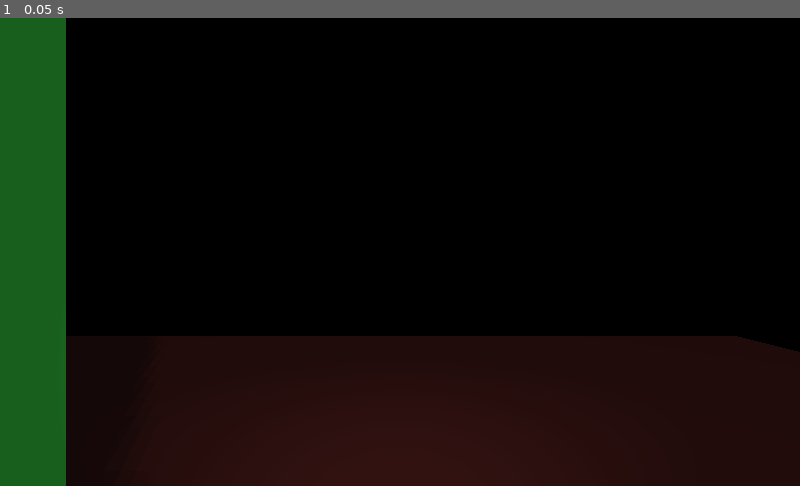
Above: before the commit, frame 1.
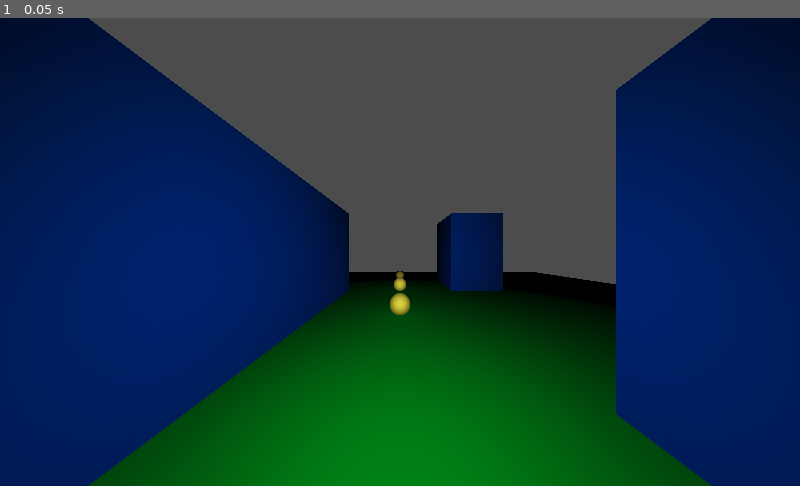
Above: after the commit, the same moment.

Repository: ToBaDi/pacman_3d_first_person
Game: Godot game, scene res://main/main.tscn
The game is run twice, just before and just after one commit, with the same random seed, the same clock (stepped at 60 frames per second) and the same inputs. Before the commit the project starts from res://aban/main/main.tscn.
Inputs:
- Up to frame 1 (0.05 s): no input

The runs differ from the first frame. In frame 1, 98% of the frame differs, in the area x 0-100%, y 0-100%.

Commit message:
Basic Player Start Setup

Diff:
--- /dev/null
+++ b/default_env.tres
@@ -0,0 +1,7 @@
+[gd_resource type="Environment" load_steps=2 format=2]
+
+[sub_resource type="ProceduralSky" id=1]
+
+[resource]
+background_mode = 2
+background_sky = SubResource( 1 )
--- /dev/null
+++ b/dot/dot.tscn
@@ -0,0 +1,21 @@
+[gd_scene load_steps=3 format=2]
+
+[ext_resource path="res://dot/dot_mesh.tres" type="SphereMesh" id=1]
+
+[sub_resource type="BoxShape" id=1]
+extents = Vector3( 0.2, 0.2, 0.2 )
+
+[node name="Dot" type="Area"]
+transform = Transform( 1, 0, 0, 0, 1, 0, 0, 0, 1, 0, 0, -1 )
+
+[node name="MeshInstance" type="MeshInstance" parent="."]
+layers = 2
+mesh = ExtResource( 1 )
+material/0 = null
+
+[node name="CollisionShape" type="CollisionShape" parent="."]
+shape = SubResource( 1 )
+
+[node name="OmniLight" type="OmniLight" parent="."]
+light_color = Color( 0.984314, 1, 0.72549, 1 )
+light_energy = 0.1
--- /dev/null
+++ b/dot/dot_mesh.tres
@@ -0,0 +1,9 @@
+[gd_resource type="SphereMesh" load_steps=2 format=2]
+
+[sub_resource type="SpatialMaterial" id=1]
+albedo_color = Color( 0.996078, 1, 0.501961, 1 )
+
+[resource]
+material = SubResource( 1 )
+radius = 0.25
+height = 0.5
--- a/aban/main/main.tscn
+++ b/main/main.tscn
@@ -1,9 +1,11 @@
-[gd_scene load_steps=11 format=2]
+[gd_scene load_steps=10 format=2]
 
-[ext_resource path="res://aban/main/main.gd" type="Script" id=1]
+[ext_resource path="res://main/main.gd" type="Script" id=1]
+[ext_resource path="res://dot/dot.tscn" type="PackedScene" id=2]
+[ext_resource path="res://wall/wall.tscn" type="PackedScene" id=3]
 
 [sub_resource type="Environment" id=1]
-ambient_light_color = Color( 0.227451, 0.227451, 0.227451, 1 )
+ambient_light_energy = 0.0
 
 [sub_resource type="CapsuleShape" id=2]
 radius = 0.5
@@ -11,28 +13,17 @@
 [sub_resource type="PhysicsMaterial" id=3]
 friction = 0.0
 
-[sub_resource type="CubeMesh" id=4]
-size = Vector3( 1, 1, 1 )
-
-[sub_resource type="SpatialMaterial" id=5]
-albedo_color = Color( 0.368627, 0.137255, 0.137255, 1 )
+[sub_resource type="SpatialMaterial" id=4]
+albedo_color = Color( 0, 0.635294, 0.188235, 1 )
 metallic_specular = 0.0
 roughness = 0.0
 
+[sub_resource type="CubeMesh" id=5]
+material = SubResource( 4 )
+size = Vector3( 1, 1, 1 )
+
 [sub_resource type="ConvexPolygonShape" id=6]
 points = PoolVector3Array( -0.5, 0.5, 0.5, 0.5, 0.5, -0.5, 0.5, 0.5, 0.5, -0.5, 0.5, -0.5, -0.5, -0.5, 0.5, 0.5, -0.5,  …(304 unchanged characters)…
-
-[sub_resource type="SpatialMaterial" id=7]
-albedo_color = Color( 0.25098, 1, 0.368627, 1 )
-metallic_specular = 0.0
-roughness = 0.0
-
-[sub_resource type="CubeMesh" id=8]
-material = SubResource( 7 )
-size = Vector3( 2, 3, 2 )
-
-[sub_resource type="ConvexPolygonShape" id=9]
-points = PoolVector3Array( -1, 1.5, 1, 1, 1.5, -1, 1, 1.5, 1, -1, 1.5, -1, -1, -1.5, 1, 1, -1.5, -1, 1, -1.5, 1, -1, -1.5, -1, 1, 1.5, 1, -1, 1.5, -1, 1, 1.5, -1, -1, 1.5, 1, 1, -1.5, 1, -1, -1.5, -1, 1, -1.5, -1, -1, -1.5, 1, 1, 1.5, 1, -1, -1.5, 1, -1, 1.5, 1, 1, -1.5, 1, 1, 1.5, -1, -1, -1.5, -1, -1, 1.5, -1, 1, -1.5, -1 )
 
 [node name="Main" type="Node"]
 script = ExtResource( 1 )
@@ -54,19 +45,27 @@
 }
 
 [node name="Camera" type="Camera" parent="Player"]
-transform = Transform( 1, 0, 0, 0, 1, 0, 0, 0, 1, 0, 1.5, 0 )
+transform = Transform( 1, 0, 0, 0, 1, 0, 0, 0, 1, 0, 1.5, 0.25 )
+current = true
+fov = 120.0
 __meta__ = {
 "_edit_lock_": true
 }
 
 [node name="SpotLight" type="SpotLight" parent="Player"]
 transform = Transform( 1, 0, 0, 0, 0.984808, 0.173648, 0, -0.173648, 0.984808, 0, 1.5, 0 )
+light_color = Color( 1, 0.937255, 0.52549, 1 )
+spot_range = 7.0
+spot_attenuation = 0.249999
+spot_angle = 90.0
+spot_angle_attenuation = 4.92458
 __meta__ = {
 "_edit_lock_": true
 }
 
 [node name="DirectionalLight" type="DirectionalLight" parent="."]
-transform = Transform( 0.866025, 0, 0.5, -0.25, 0.866025, 0.433013, -0.433013, -0.5, 0.75, 0, 0, 0 )
+transform = Transform( 1, 0, 0, 0, -1.62921e-07, 1, 0, -1, -1.62921e-07, 0, 10, 0 )
+visible = false
 light_color = Color( 1, 0.996078, 0.631373, 1 )
 light_energy = 0.3
 shadow_enabled = true
@@ -77,16 +76,17 @@
 [node name="Level" type="Spatial" parent="."]
 
 [node name="Ground" type="StaticBody" parent="Level"]
-transform = Transform( 12, 0, 0, 0, 1, 0, 0, 0, 12, 0, 0, 0 )
+transform = Transform( 20, 0, 0, 0, 1, 0, 0, 0, 20, 0, 0, 0 )
 physics_material_override = SubResource( 3 )
 __meta__ = {
-"_edit_group_": true
+"_edit_group_": true,
+"_edit_lock_": true
 }
 
 [node name="Mesh" type="MeshInstance" parent="Level/Ground"]
 transform = Transform( 1, 0, 0, 0, 1, 0, 0, 0, 1, 0, -0.5, 0 )
-mesh = SubResource( 4 )
-material/0 = SubResource( 5 )
+mesh = SubResource( 5 )
+material/0 = null
 __meta__ = {
 "_edit_lock_": true
 }
@@ -98,24 +98,23 @@
 "_edit_lock_": true
 }
 
-[node name="Wall" type="StaticBody" parent="Level"]
-transform = Transform( 1, 0, 0, 0, 1, 0, 0, 0, 1, -2, 0, 0 )
-physics_material_override = SubResource( 3 )
-__meta__ = {
-"_edit_group_": true
-}
+[node name="Wall" parent="Level" instance=ExtResource( 3 )]
+transform = Transform( 1, 0, 0, 0, 1, 0, 0, 0, 1, 3, 0, 0 )
 
-[node name="Mesh" type="MeshInstance" parent="Level/Wall"]
-transform = Transform( 1, 0, 0, 0, 1, 0, 0, 0, 1, 0, 1.5, 0 )
-mesh = SubResource( 8 )
-material/0 = null
-__meta__ = {
-"_edit_lock_": true
-}
+[node name="Wall2" parent="Level" instance=ExtResource( 3 )]
+transform = Transform( 1, 0, 0, 0, 1, 0, 0, 0, 1, 3, 0, -6 )
 
-[node name="CollisionShape" type="CollisionShape" parent="Level/Wall"]
-transform = Transform( 1, 0, 0, 0, 1, 0, 0, 0, 1, 0, 1.5, 0 )
-shape = SubResource( 9 )
-__meta__ = {
-"_edit_lock_": true
-}
+[node name="Wall3" parent="Level" instance=ExtResource( 3 )]
+transform = Transform( 1, 0, 0, 0, 1, 0, 0, 0, 5, -3, 0, 0 )
+
+[node name="Dots" type="Spatial" parent="."]
+transform = Transform( 1, 0, 0, 0, 1, 0, 0, 0, 1, 0, 0.25, 0 )
+
+[node name="Dot" parent="Dots" instance=ExtResource( 2 )]
+transform = Transform( 1, 0, 0, 0, 1, 0, 0, 0, 1, 0, 0, -3 )
+
+[node name="Dot2" parent="Dots" instance=ExtResource( 2 )]
+transform = Transform( 1, 0, 0, 0, 1, 0, 0, 0, 1, 0, 0, -5 )
+
+[node name="Dot3" parent="Dots" instance=ExtResource( 2 )]
+transform = Transform( 1, 0, 0, 0, 1, 0, 0, 0, 1, 0, 0, -7 )
--- a/project.godot
+++ b/project.godot
@@ -16,11 +16,11 @@
 [application]
 
 config/name="pacman_3d_first_person"
-run/main_scene="res://aban/main/main.tscn"
+run/main_scene="res://main/main.tscn"
 
 [rendering]
 
 quality/driver/driver_name="GLES2"
 vram_compression/import_etc=true
 vram_compression/import_etc2=false
-environment/default_clear_color=Color( 0, 0, 0, 1 )
+environment/default_environment="res://default_env.tres"
--- /dev/null
+++ b/wall/wall.tscn
@@ -0,0 +1,27 @@
+[gd_scene load_steps=4 format=2]
+
+[ext_resource path="res://wall/wall_mesh.tres" type="CubeMesh" id=1]
+
+[sub_resource type="PhysicsMaterial" id=1]
+friction = 0.0
+
+[sub_resource type="ConvexPolygonShape" id=2]
+points = PoolVector3Array( -1, 1.5, 1, 1, 1.5, -1, 1, 1.5, 1, -1, 1.5, -1, -1, -1.5, 1, 1, -1.5, -1, 1, -1.5, 1, -1, -1.5, -1, 1, 1.5, 1, -1, 1.5, -1, 1, 1.5, -1, -1, 1.5, 1, 1, -1.5, 1, -1, -1.5, -1, 1, -1.5, -1, -1, -1.5, 1, 1, 1.5, 1, -1, -1.5, 1, -1, 1.5, 1, 1, -1.5, 1, 1, 1.5, -1, -1, -1.5, -1, -1, 1.5, -1, 1, -1.5, -1 )
+
+[node name="Wall" type="StaticBody"]
+physics_material_override = SubResource( 1 )
+__meta__ = {
+"_edit_group_": true
+}
+
+[node name="Mesh" type="MeshInstance" parent="."]
+transform = Transform( 1, 0, 0, 0, 1, 0, 0, 0, 1, 0, 1.5, 0 )
+mesh = ExtResource( 1 )
+material/0 = null
+
+[node name="CollisionShape" type="CollisionShape" parent="."]
+transform = Transform( 1, 0, 0, 0, 1, 0, 0, 0, 1, 0, 1.5, 0 )
+shape = SubResource( 2 )
+__meta__ = {
+"_edit_lock_": true
+}
--- /dev/null
+++ b/wall/wall_mesh.tres
@@ -0,0 +1,9 @@
+[gd_resource type="CubeMesh" load_steps=2 format=2]
+
+[sub_resource type="SpatialMaterial" id=1]
+albedo_color = Color( 0, 0.180392, 1, 1 )
+roughness = 0.0
+
+[resource]
+material = SubResource( 1 )
+size = Vector3( 2, 3, 2 )
Renamed: aban/main/main.gd -> main/main.gd
